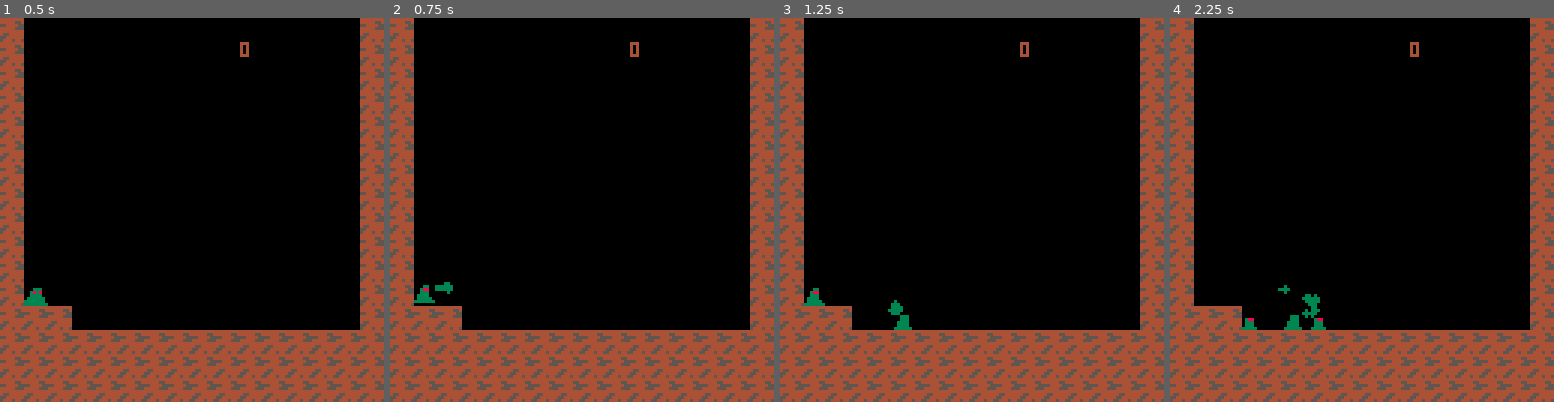
Above: before the commit, frames 1-4 (left to right).
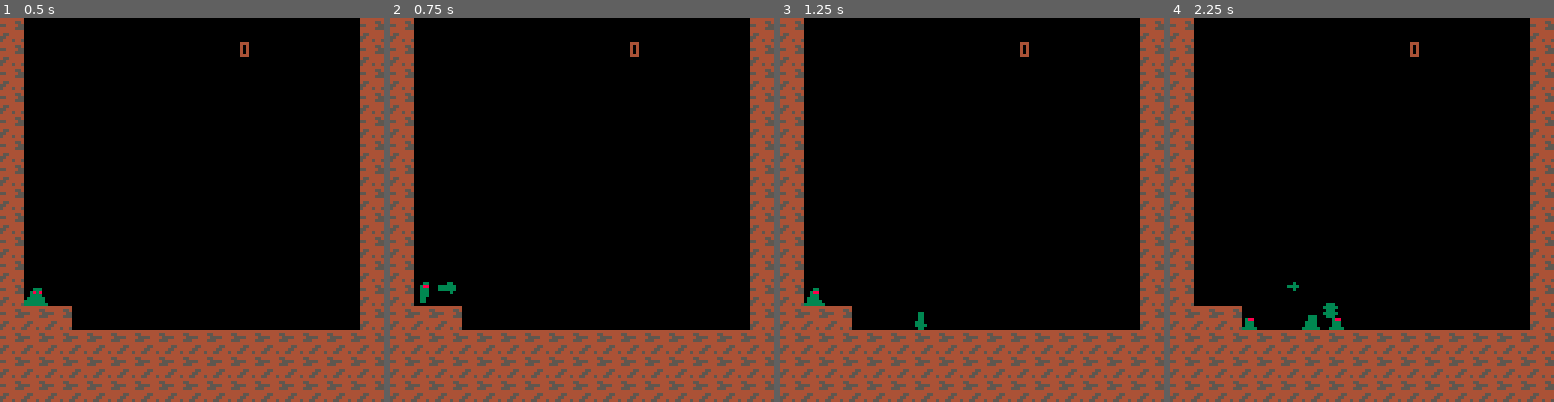
Above: after the commit, the same moments.

Repository: Mastoast/LDJam56
Game: PICO-8 cartridge ld56.p8
The game is run twice, just before and just after one commit, with the same random seed, the same clock (stepped at 60 frames per second) and the same inputs.
Inputs:
- Up to frame 1 (0.5 s): tap X (X key) at 0.33 s
- Up to frame 2 (0.75 s): tap O (Z key) at 0.7 s
- Up to frame 3 (1.25 s): tap X (X key) at 1.07 s
- Up to frame 4 (2.25 s): hold Right 1.6-2.1 s; tap O (Z key) at 1.7, 2.1 s; tap X (X key) at 1.85 s; hold Up from 2.15 s (still down)

Frame 1 is identical in both runs. In frame 2, 0.1% of the frame differs, in the area x 6-18%, y 68-75%; in frame 3, 0.3%; in frame 4, 0.7%, in the area x 28-46%, y 68-82%.

Commit message:
missile tweaks

Diff:
--- a/blob.lua
+++ b/blob.lua
@@ -66,11 +66,13 @@
 
     -- shoot missile
     if btnp(🅾️) and self.hit_w > 2 then
-        self.hit_h -= self.nbscale; self.hit_w -= self.nbscale
-        local m = create(missile, self.x + self.hit_h/2, self.y)
-        m.hit_h = self.hit_h - self.nbscale; m.hit_w = self.hit_w - self.nbscale
+        local m = create(missile, self.x + self.hit_w/2, self.y)
+        m.hit_h = self.hit_h - 2*self.nbscale
+        m.hit_w = self.hit_w - 2*self.nbscale
         m.speed_x = (self.facing * 1.5 + self.speed_x) * self.hit_w / 8
-        m.speed_y = (btn(⬆️) and -1.5 or -0.5) * self.hit_h / 8
+        m.speed_y = (not btn(⬆️) and -0.5 or -1.5) * self.hit_h / 8
+        if btn(⬆️) and abs(self.speed_x) < 0.2 then m.speed_y, m.speed_x = -2.5, 0 end
+        scale_down(self)
     end
 
     -- move
